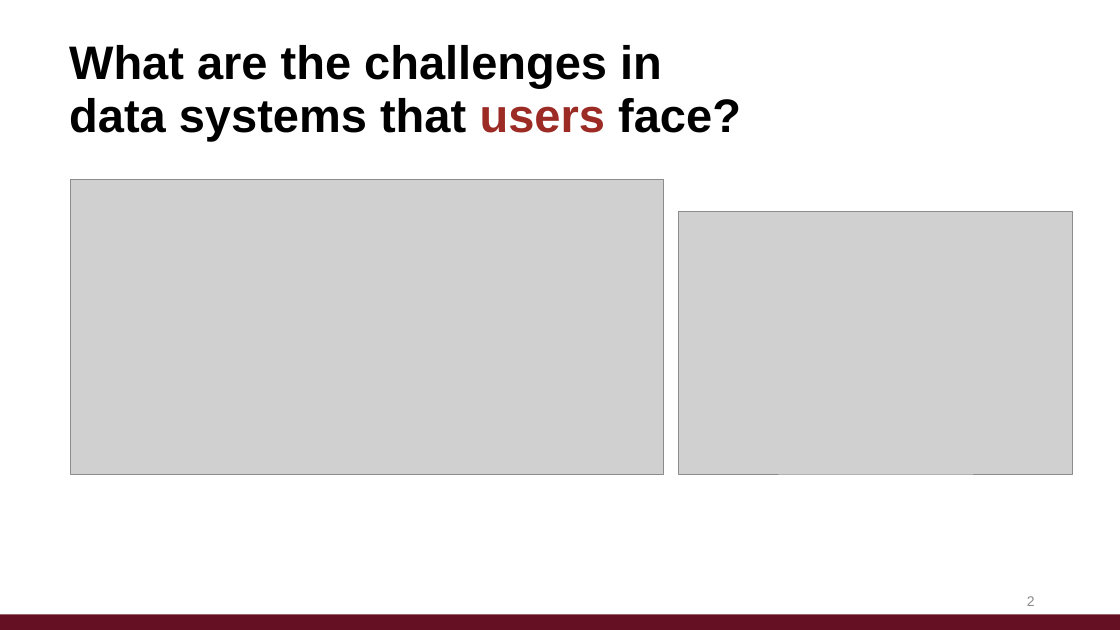
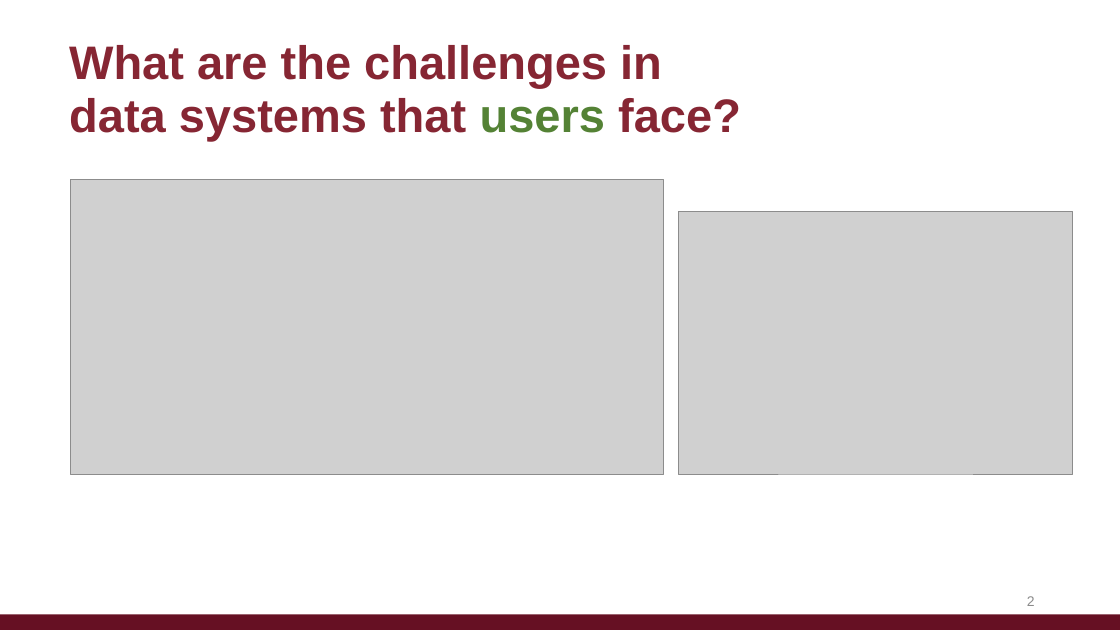
Before and after one commit to afariha/afariha.github.io, a slide deck: slide 2 of posters_and_slides/NWDS_2023_Talk.pptx. Drawn at 1120x630 pixels with LibreOffice and Linux fonts; fonts in the diff are those of the drawing; grey boxes stand for pictures. Boxes give left, top, right and bottom in pixels: in the first picture for what was removed or moved away, otherwise in the second. Text is boxed around its words. In the diff, an @@ line names an element or a change of style, - is before the commit and + after.

```diff
--- a/posters_and_slides/NWDS_2023_Talk.pptx
+++ b/posters_and_slides/NWDS_2023_Talk.pptx
@@ text "What are the challenges in" at [69,45,741,141]: text colour #000000 to #862633 in "What are the challenges in", "data systems that face?"; text colour #9B2B24 to #548235 in "users" @@
```
Also in this commit, not shown: 4 other slides changed, 1 slide added, 1 slide removed, 1 other file.
